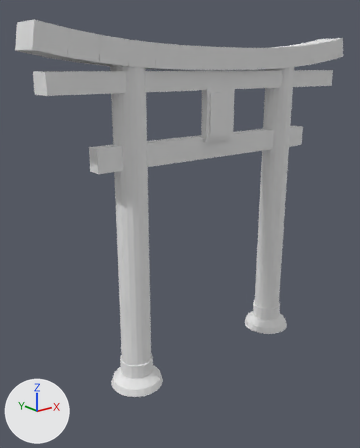
Two versions of the FBX model unity/Assets/Art/Models/Shrine_Torii.fbx, one commit apart.
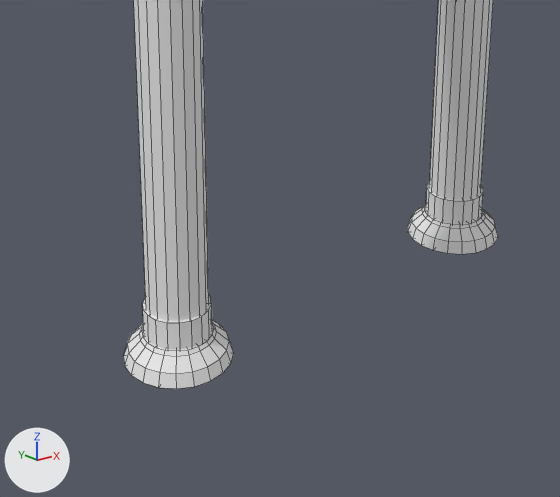
Old and new are each drawn whole from a 50 mm lens placed at (-38.4, -42.2, 34.5), pointed at (-2.9, 2.2, 16.7) and again close up on the part from 15% to 88% of the width and 48% to 100% of the height. Arrows for +X, +Y and +Z are at lower left; the lights stay in place. The last two pictures show the newer version. The close-ups show mesh edges as thin lines. Where no turn or scale is listed for an object, it has been applied to the vertices. Vertices at exactly the same position are counted once.

The first close-up shows 'Shrine_Torii'.
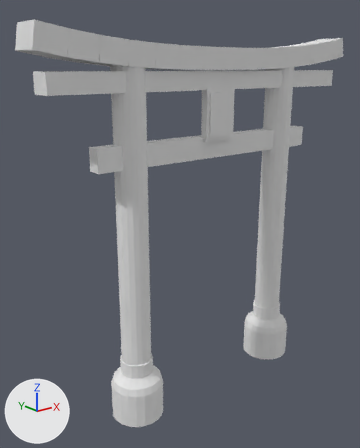
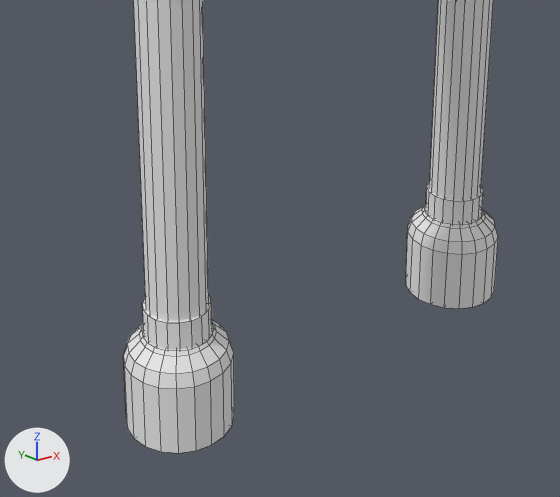
Location of each change, (x1, y1, x2, y2) in pixels of the close-ups (560 x 497 px):
'Shrine_Torii', reshaped: before (123, 0, 498, 389); after (123, 0, 498, 453)
part 1 of me_shrine_torii, built on: after (123, 232, 498, 453)

The change, as a list of edits to the scene's bpy script:
```text
Change me_shrine_torii:
    used by ob_shrine_torii; location = (0.0, 0.0, 0.0)
    remove me_shrine_torii.from_pydata(...)  # 468 vertices, 530 faces; spans x -21.2..21.2, y -3.0..3.0, z -0.3..38.1
    add me_shrine_torii.from_pydata(...)  # 508 vertices, 570 faces; spans x -21.2..21.2, y -3.0..3.0, z -4.3..38.1
    me_shrine_torii part 1
    2 vertices are removed from x -11.0..11.0, y 0.0, z -0.3
    40 faces are deleted
    2 vertices are added at (11.0, 0.0, -4.3), (-11.0, 0.0, -4.3)
    40 new vertices lie (0.0, 0.0, -4.0) away from vertices in x -14.0..14.0, y -3.0..3.0, z -0.3
    80 new faces join them
```
